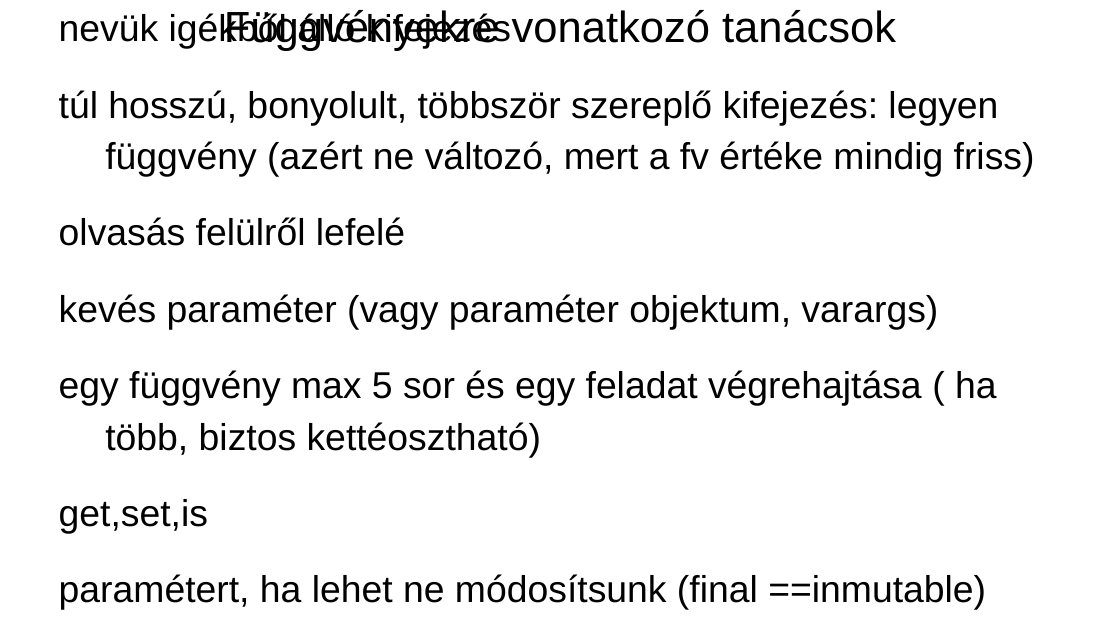
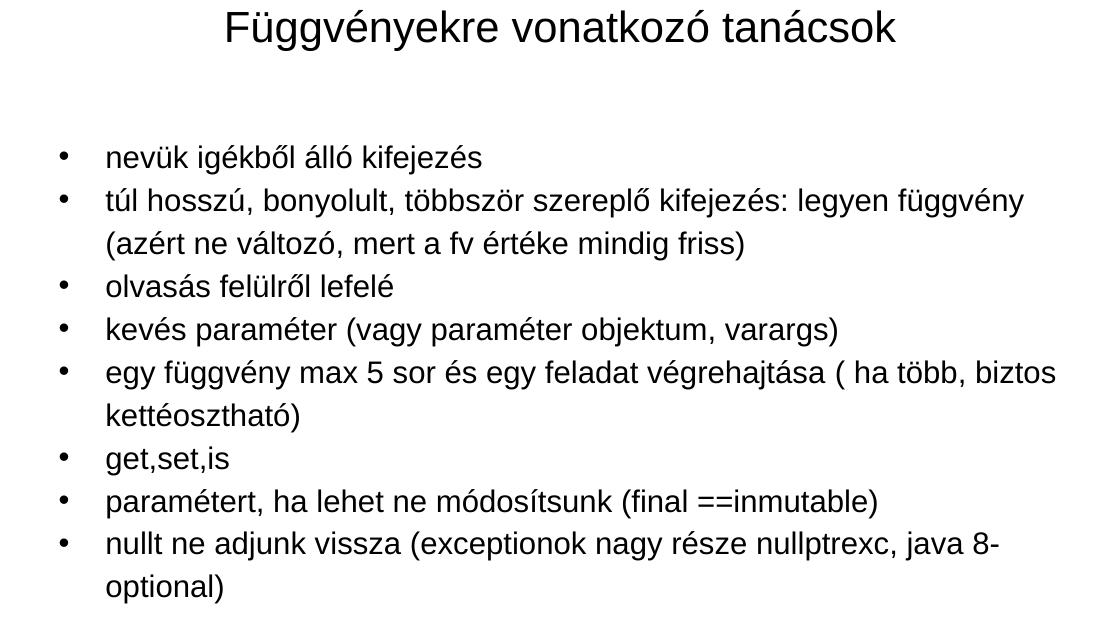
Before and after one commit to NNGSzegedAndUSzegedCollaboration/NNGSzegedAndUSzegedCollaboration.github.io, a slide deck: slide 11 of slideshows/grafreprezentacio.pptx. Drawn at 1120x630 pixels with LibreOffice and Linux fonts; fonts in the diff are those of the drawing. Boxes give left, top, right and bottom in pixels: in the first picture for what was removed or moved away, otherwise in the second. Text is boxed around its words. In the diff, an @@ line names an element or a change of style, - is before the commit and + after.

```diff
--- a/slideshows/grafreprezentacio.pptx
+++ b/slideshows/grafreprezentacio.pptx
@@ text "nevük igékből álló kifejezés" at (105,145,1056,604): size 24 to 20 pt; bullet none to •; less space between paragraphs @@
```
Also in this commit, not shown: 5 other slides changed, 2 slides removed.
